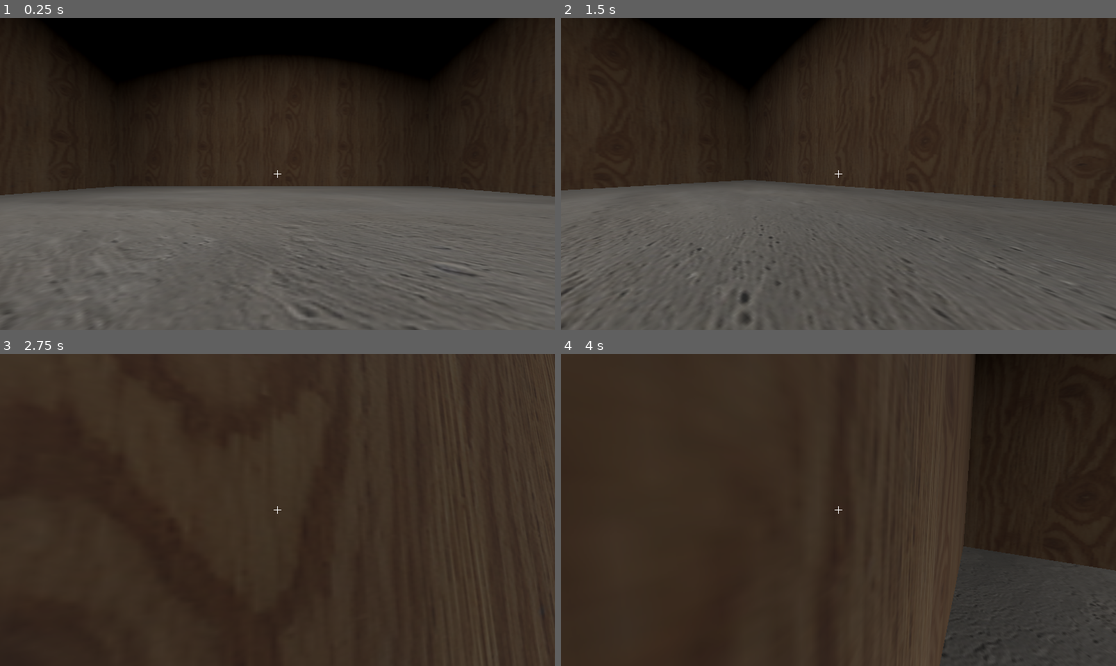
Above: before the commit, frames 1-4 (two rows, left to right).
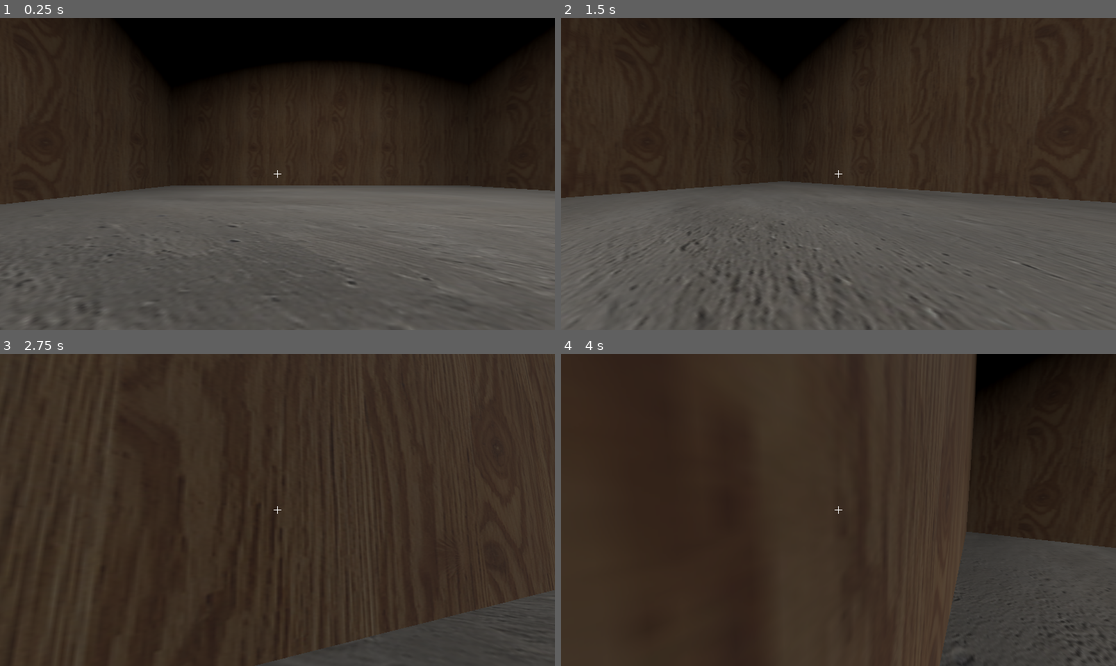
Above: after the commit, the same moments.

Repository: twang849/LoJam-x-GDS-2025
Game: Godot game, scene res://Scenes/level.tscn
Two runs of this game, one before a commit and one after it. Both use one fixed random seed, a clock stepped at 60 frames per second and the inputs below.
Inputs (mouse positions are in pixels of both pictures, inside the frame that each line leads up to):
- Up to frame 1 (0.25 s): no input
- Up to frame 2 (1.5 s): tap Enter at 0.5 s; move the mouse to (866, 174) at 0.52 s; hold W (move_forward) from 0.53 s (still down); tap E (interact) at 0.6, 1.35 s; tap Space (jump) at 0.77 s; move the mouse to (810, 174) at 1.27 s
- Up to frame 3 (2.75 s): keep holding W (move_forward); tap Space (jump) at 1.52 s; move the mouse to (288, 503) at 2.02 s; tap E (interact) at 2.1 s
- Up to frame 4 (4 s): keep holding W (move_forward); move the mouse to (832, 516) at 2.77 s; tap E (interact) at 2.85, 3.6 s; tap Space (jump) at 3.02, 3.77 s; move the mouse to (877, 513) at 3.52 s

The runs differ from the first frame. In frame 1, 7.9% of the frame differs, in the area x 0-100%, y 0-100%; in frame 2, 4.8%; in frame 3, 2.5%; in frame 4, 2.2%.

Commit message:
Enabled interact to move box

Diff:
--- a/Scenes/box.tscn
+++ b/Scenes/box.tscn
@@ -1,7 +1,10 @@
-[gd_scene load_steps=4 format=3 uid="uid://c6l7w3ndm33nk"]
+[gd_scene load_steps=5 format=3 uid="uid://c6l7w3ndm33nk"]
+
+[ext_resource type="Script" uid="uid://behnqs5daqf3o" path="res://Scenes/box.gd" id="1_xkb4e"]
 
 [sub_resource type="PhysicsMaterial" id="PhysicsMaterial_p6ket"]
-friction = 0.48
+friction = 5.0
+rough = true
 
 [sub_resource type="BoxShape3D" id="BoxShape3D_p6ket"]
 
@@ -9,7 +12,9 @@
 
 [node name="RigidBody3D" type="RigidBody3D"]
 transform = Transform3D(1, 0, 0, 0, 1, 0, 0, 0, 1, 0, 0.578733, 0)
+mass = 0.2
 physics_material_override = SubResource("PhysicsMaterial_p6ket")
+script = ExtResource("1_xkb4e")
 
 [node name="CollisionShape3D" type="CollisionShape3D" parent="."]
 shape = SubResource("BoxShape3D_p6ket")
--- a/Scenes/level.tscn
+++ b/Scenes/level.tscn
@@ -44,6 +44,7 @@
 transform = Transform3D(-4.37114e-08, 0, -1, 0, 1, 0, 1, 0, -4.37114e-08, 28.1589, 20, 0.658676)
 
 [node name="Player" parent="." instance=ExtResource("1_u52ul")]
+transform = Transform3D(1, 0, 0, 0, 1, 0, 0, 0, 1, -8.83156, 0, 1.41126)
 mouse_sensitivity = 0.01
 
 [node name="SpotLight3D" type="SpotLight3D" parent="."]
@@ -54,4 +55,4 @@
 spot_range = 115.576
 spot_angle = 68.2284
 
-[node name="RigidBody3D" parent="." instance=ExtResource("4_81xng")]
+[node name="Box" parent="." instance=ExtResource("4_81xng")]
--- a/Scripts/PlayerInteract.gd
+++ b/Scripts/PlayerInteract.gd
@@ -13,11 +13,11 @@
 	# Check if the player interacts
 	if Input.is_action_just_pressed("interact") and selectedObject != null:
 		if selectedObject.has_method("interact") and is_colliding():
-			selectedObject.Interact()
+			selectedObject.interact()
 			return
 		# This is to drop held items
 		if heldObject:
-			selectedObject.Interact()
+			selectedObject.interact()
 			return
 
 
@@ -40,6 +40,7 @@
 
 func ChangeSelected(new):
 	var old = selectedObject
+
 	selectedObject = new
 	print(selectedObject)
 	#emit_signal("selectedChange", old, new)
--- a/Scripts/player.gd
+++ b/Scripts/player.gd
@@ -40,6 +40,8 @@
 		var collision_body = collision.get_collider()
 		if collision and collision_body is RigidBody3D:
 			collision_body.apply_force(velocity)
+			#print("Applying force.")
+			#print(Time.get_ticks_msec())
 
 
 	move_and_slide()
